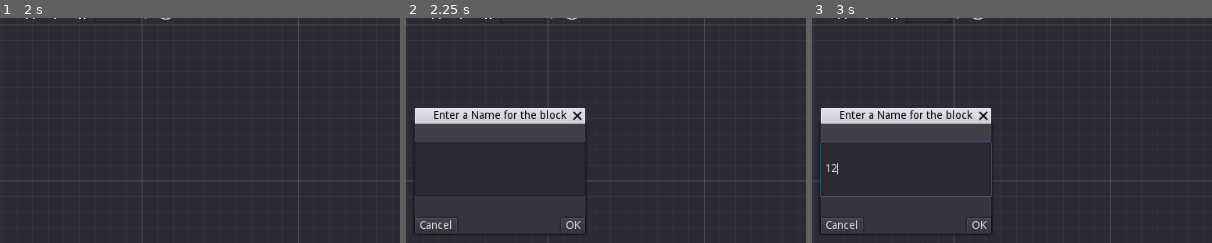
Above: before the commit, frames 1-3 (left to right).
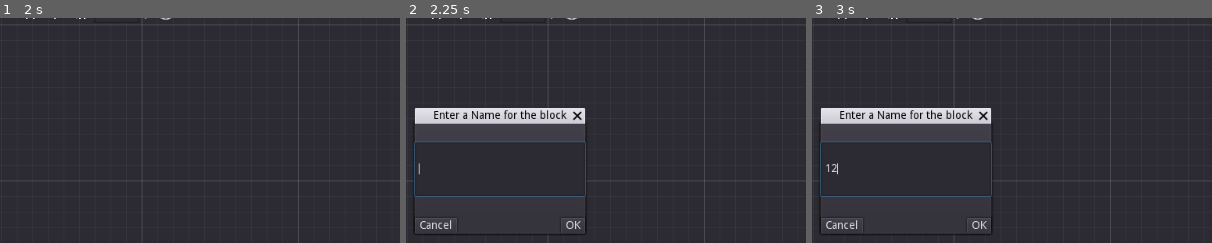
Above: after the commit, the same moments.

Repository: Arrow-x/Mushroom-Dialogs-System
Game: Godot game, scene res://DialogManager/Editor/FlowChartTab.tscn
Two runs of this game, one before a commit and one after it. Both use one fixed random seed, a clock stepped at 60 frames per second and the inputs below. The project has no main scene, so this scene is started directly.
Inputs (mouse positions are % of the whole screen's width and height, from its top left):
- Up to frame 1 (2 s): click "Add Command" at 0.5 s; click "Sort" at 1.25 s
- Up to frame 2 (2.25 s): click "Add Block" at 2 s
- Up to frame 3 (3 s): click (50, 46) at 2.77 s; type "12" at 2.85 s
The pictures show only the part of the screen within x 38-88%, y 12-62%; the shares and areas given below are measured in that part.

Frame 1 is identical in both runs. In frame 2, 0.3% of the frame differs, in the area x 2-45%, y 55-80%; in frame 3, nothing differs.

Commit message:
focus on the input and enter key confirm

Diff:
--- a/DialogSystem/DialogManager/Editor/HelperScenes/EnterNameScene/Scenes/EnterNameScene.tscn
+++ b/DialogSystem/DialogManager/Editor/HelperScenes/EnterNameScene/Scenes/EnterNameScene.tscn
@@ -7,6 +7,7 @@
 anchor_bottom = 1.0
 margin_right = -806.0
 margin_bottom = -459.0
+popup_exclusive = true
 window_title = "Enter a Name for the block"
 resizable = true
 script = ExtResource( 1 )
@@ -57,6 +58,8 @@
 [node name="Cancel" type="Button" parent="VBoxContainer/HBoxContainer"]
 margin_right = 54.0
 margin_bottom = 20.0
+focus_neighbour_top = NodePath("../../LineEdit")
+focus_neighbour_right = NodePath("../OK")
 text = "Cancel"
 
 [node name="Control" type="Control" parent="VBoxContainer/HBoxContainer"]
@@ -69,11 +72,14 @@
 margin_left = 187.0
 margin_right = 218.0
 margin_bottom = 20.0
+focus_neighbour_left = NodePath("../Cancel")
+focus_neighbour_top = NodePath("../../LineEdit")
 text = "OK"
 __meta__ = {
 "_edit_use_anchors_": false
 }
 
 [connection signal="text_changed" from="VBoxContainer/LineEdit" to="." method="_on_LineEdit_text_changed"]
+[connection signal="text_entered" from="VBoxContainer/LineEdit" to="." method="_on_LineEdit_text_entered"]
 [connection signal="pressed" from="VBoxContainer/HBoxContainer/Cancel" to="." method="_on_Cancel_pressed"]
 [connection signal="pressed" from="VBoxContainer/HBoxContainer/OK" to="." method="_on_OK_pressed"]
--- a/DialogSystem/DialogManager/Editor/HelperScenes/EnterNameScene/Scripts/EnterNameScene.gd
+++ b/DialogSystem/DialogManager/Editor/HelperScenes/EnterNameScene/Scripts/EnterNameScene.gd
@@ -7,9 +7,14 @@
 
 var node_text: String
 
-
+func _input(event):
+	if event.is_action_pressed("interact"):
+		print(get_focus_owner().get_path())
 func _ready():
-	pass  # Replace with function body.
+	var get_butt = get_close_button()
+	get_butt.connect("pressed",self,"_on_Cancel_pressed")
+	get_child(0).focus_mode=Control.FOCUS_CLICK
+	$VBoxContainer/LineEdit.grab_focus()
 
 
 func _on_LineEdit_text_changed(new_text):
@@ -24,3 +29,10 @@
 
 func _on_Cancel_pressed():
 	self.queue_free()
+
+
+func _on_LineEdit_text_entered(new_text):
+	if node_text != null:
+		node_text = new_text
+		emit_signal("new_text_confirm", node_text)
+		self.queue_free()
